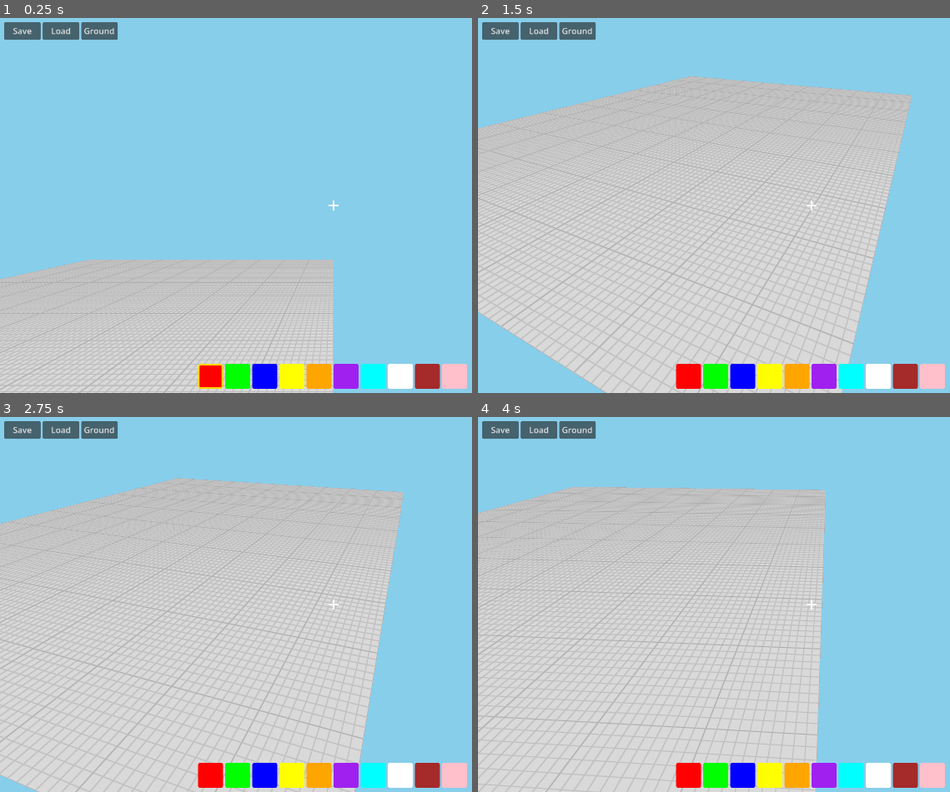
Above: before the commit, frames 1-4 (two rows, left to right).
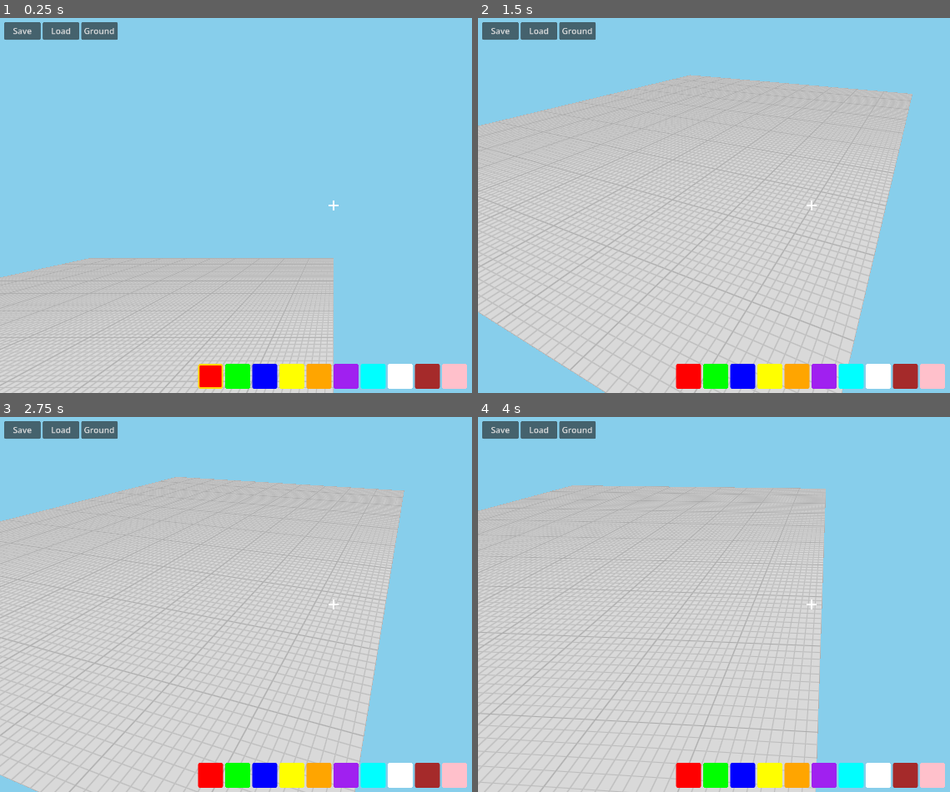
Above: after the commit, the same moments.

Repository: shbshc/building-game
Game: Godot game, scene res://scenes/main.tscn
Same seed, same stepped clock (60 frames per second), same inputs: the game is played once before the commit and once after it.
Inputs (mouse positions are in pixels of both pictures, inside the frame that each line leads up to):
- Up to frame 1 (0.25 s): no input
- Up to frame 2 (1.5 s): click (690, 378) at 0.5 s; click (714, 378) at 1.25 s
- Up to frame 3 (2.75 s): click (264, 777) at 2 s
- Up to frame 4 (4 s): click (770, 777) at 2.75 s; click (798, 777) at 3.5 s

The runs differ from the first frame. In frame 1, 1.8% of the frame differs, in the area x 0-71%, y 64-100%; in frame 2, 6.2%; in frame 3, 6.4%, in the area x 0-86%, y 16-100%; in frame 4, 5.8%.

Commit message:
fix: camera lowered by 0.5 to y=1.1

Diff:
--- a/scenes/main.tscn
+++ b/scenes/main.tscn
@@ -40,7 +40,7 @@
 shape = SubResource("player_shape")
 
 [node name="Camera3D" type="Camera3D" parent="CameraRig"]
-transform = Transform3D(1, 0, 0, 0, 1, 0, 0, 0, 1, 0, 1.6, 0)
+transform = Transform3D(1, 0, 0, 0, 1, 0, 0, 0, 1, 0, 1.1, 0)
 fov = 75.0
 fov = 75.0
 
